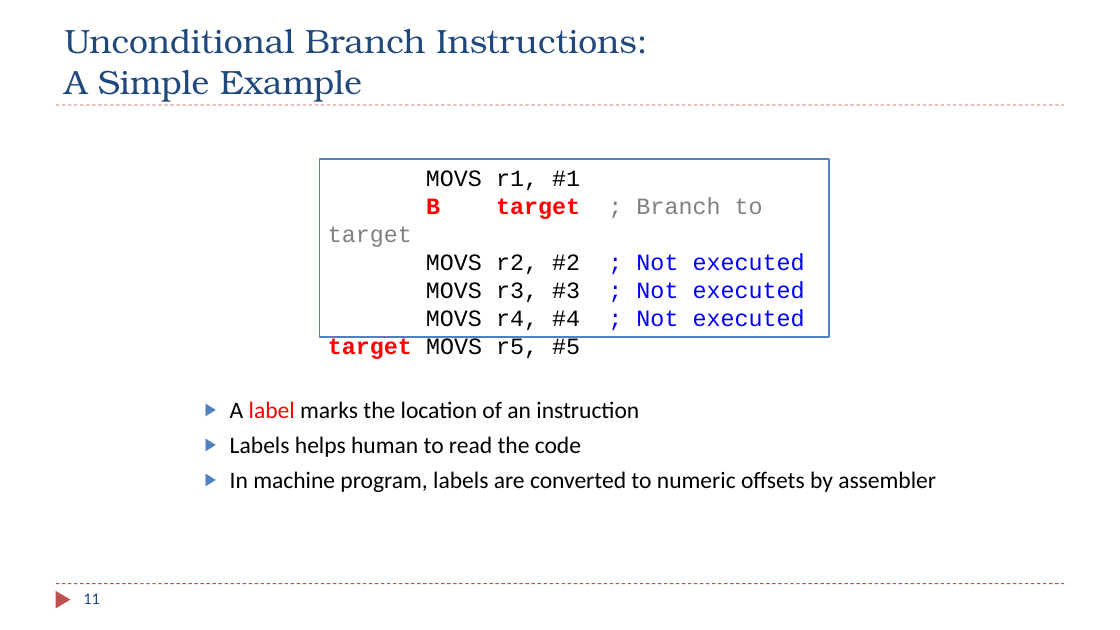
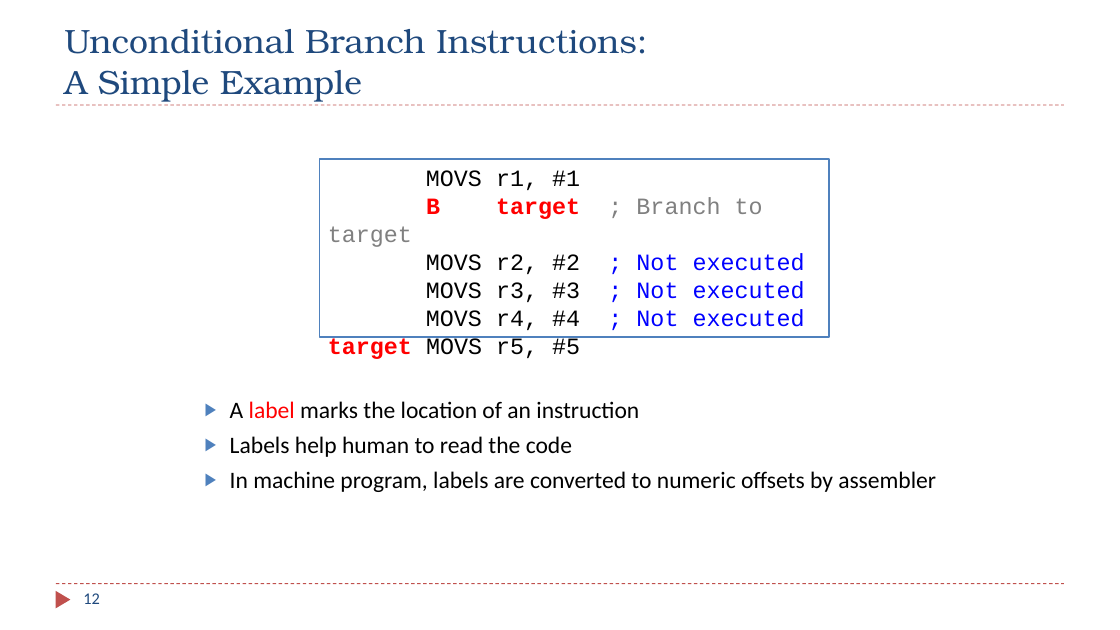
Before and after one commit to guhofstra/CSC111Fa25, a slide deck: slide 12 of PPTs/Ch6_ARM_Control_Flow.pptx (slide 11 before the commit). Drawn at 1120x630 pixels with LibreOffice and Linux fonts; fonts in the diff are those of the drawing. Boxes give left, top, right and bottom in pixels: in the first picture for what was removed or moved away, otherwise in the second. Text is boxed around its words. In the diff, an @@ line names an element or a change of style, - is before the commit and + after.

```diff
--- a/PPTs/Ch6_ARM_Control_Flow.pptx
+++ b/PPTs/Ch6_ARM_Control_Flow.pptx
@@ text at bbox=[230, 436, 572, 457]: text changed @@
-▶ Labels helps human to read the code
+▶ Labels help human to read the code
@@ page number at bbox=[83, 593, 100, 604]: text changed @@
-11
+12
```
Also in this commit, not shown: 4 other slides changed, 1 slide added, 6 other files.
